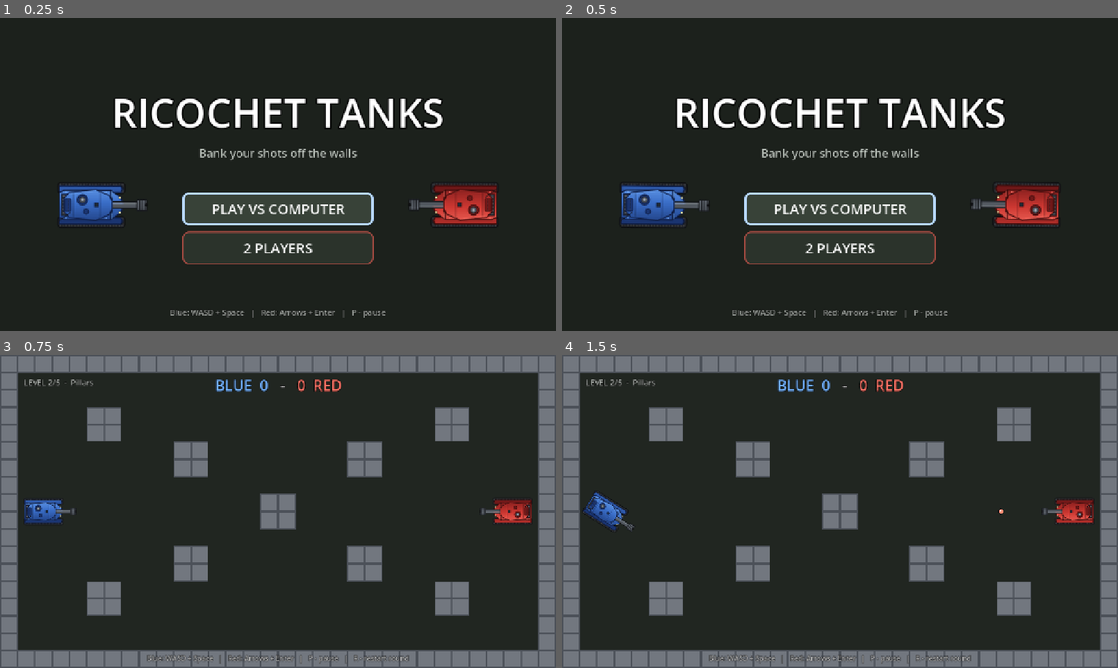
Above: before the commit, frames 1-4 (two rows, left to right).
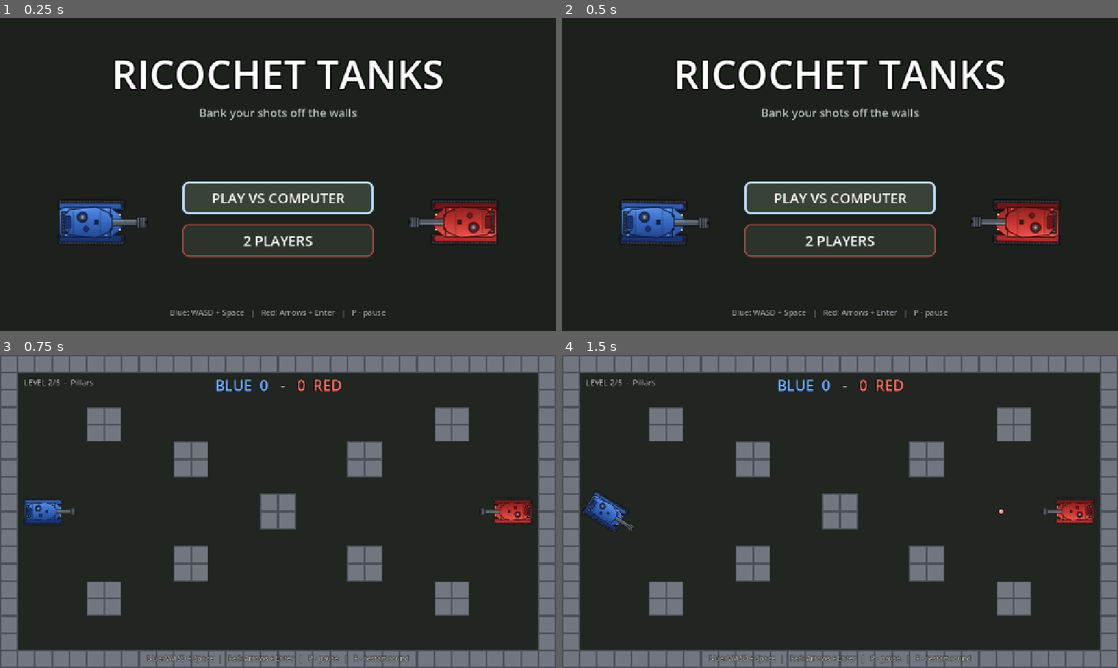
Above: after the commit, the same moments.

Repository: TimDev7/tank-game
Game: Godot game, scene res://game/menu/main_menu.tscn
Same seed, same stepped clock (60 frames per second), same inputs: the game is played once before the commit and once after it.
Inputs (mouse positions are in pixels of both pictures, inside the frame that each line leads up to):
- Up to frame 1 (0.25 s): no input
- Up to frame 2 (0.5 s): no input
- Up to frame 3 (0.75 s): click "2 PLAYERS" at 0.5 s
- Up to frame 4 (1.5 s): tap Enter at 1.25 s; move the mouse to (962, 495) at 1.27 s; hold D (p1_right) from 1.28 s (still down); tap 1 at 1.35 s; click (962, 495) at 1.42 s

The runs differ from the first frame. In frame 1, 15% of the frame differs, in the area x 10-90%, y 13-79%; in frame 2, 15%; in frame 3, nothing differs; in frame 4, nothing differs.

Commit message:
Add level select page to main menu (1-5 with thumbnails), fixed level per match
Co-Authored-By: Claude Sonnet 5.5 <noreply@anthropic.com>

Diff:
--- a/game/match/match_config.gd
+++ b/game/match/match_config.gd
@@ -1,5 +1,7 @@
 class_name MatchConfig
 extends RefCounted
-## Настройки запускаемого матча. Главное меню выставит vs_ai перед загрузкой match.tscn.
+## Настройки запускаемого матча. Главное меню выставляет их перед загрузкой match.tscn.
 
 static var vs_ai: bool = false
+## Индекс уровня (0..Levels.count()-1) — играть только его; -1 — ротация уровней каждый раунд.
+static var level: int = -1
--- a/game/match/round_manager.gd
+++ b/game/match/round_manager.gd
@@ -35,6 +35,7 @@
 var scores: Dictionary = {1: 0, 2: 0}
 var tanks: Dictionary = {}  # int -> Tank
 
+var _fixed_level: bool = false  ## уровень выбран в меню — не менять между раундами
 var _round_id: int = 0
 var _resolve_queued: bool = false
 var _paused: bool = false
@@ -64,7 +65,8 @@
 func start_match() -> void:
 	scores = {1: 0, 2: 0}
 	_emit_scores()
-	level = randi() % Levels.count()
+	_fixed_level = MatchConfig.level >= 0
+	level = MatchConfig.level if _fixed_level else randi() % Levels.count()
 	start_round()
 
 
@@ -196,7 +198,7 @@
 	var id := _round_id
 	await get_tree().create_timer(ROUND_END_DELAY).timeout
 	if id == _round_id and state == State.ROUND_OVER:  # не перезапускали вручную за это время
-		start_round(true)
+		start_round(not _fixed_level)
 
 
 func _apply_hint() -> void:
--- /dev/null
+++ b/game/menu/level_thumb.gd
@@ -0,0 +1,26 @@
+class_name LevelThumb
+extends Control
+## Миниатюра уровня для меню выбора: стены в масштабе, синяя и красная точки появления.
+
+const WALL := Color(0.45, 0.47, 0.50)
+const FLOOR := Color(0.10, 0.12, 0.10)
+
+var level_index: int = 0:
+	set(value):
+		level_index = value
+		queue_redraw()
+
+
+func _init() -> void:
+	custom_minimum_size = Vector2(160, 90)
+	mouse_filter = Control.MOUSE_FILTER_IGNORE
+
+
+func _draw() -> void:
+	var cell := Vector2(size.x / Levels.COLS, size.y / Levels.ROWS)
+	draw_rect(Rect2(Vector2.ZERO, size), FLOOR)
+	for c in Levels.cells(level_index):
+		draw_rect(Rect2(Vector2(c) * cell, cell + Vector2(0.5, 0.5)), WALL)
+	var row := Levels.ROWS / 2.0
+	draw_circle(Vector2(2.5, row) * cell, cell.y * 0.9, Color(0.45, 0.7, 1.0))
+	draw_circle(Vector2(Levels.COLS - 2.5, row) * cell, cell.y * 0.9, Color(1.0, 0.45, 0.4))
--- a/game/menu/main_menu.gd
+++ b/game/menu/main_menu.gd
@@ -1,10 +1,14 @@
 class_name MainMenu
 extends Control
-## Главное меню. Строится кодом (как Hud). Правило CrazyGames «сразу в игру или максимум один клик»:
-## на экране только две кнопки режима, любая ведёт прямо в матч за один клик/Enter.
+## Главное меню. Строится кодом (как Hud).
+## Страница 1: «PLAY VS COMPUTER» (ведёт на выбор уровня 1-5) и «2 PLAYERS» (сразу в матч).
+## Страница 2: выбор уровня — кнопки 1-5 с миниатюрами (клавиши 1-5 тоже работают), «BACK» (Backspace).
 ## Все строки английские через tr(). Название — рабочее, заменить на финальное.
-
-signal start_requested(vs_ai: bool)
+##
+## CrazyGames: для Full Launch «сразу в игру или максимум один клик». Выбор уровня — второй клик
+## для режима против компьютера; отключается флагом show_level_select (тогда играется ротация уровней).
+
+signal start_requested(vs_ai: bool, level: int)
 
 const MATCH_SCENE := "res://game/match/match.tscn"
 const JUICY := preload("res://template/ui/components/juicy_button_component.tscn")
@@ -18,30 +22,76 @@
 }
 const BLUE := Color(0.45, 0.7, 1.0)
 const RED := Color(1.0, 0.45, 0.4)
+const NUMBER_KEYS := [KEY_1, KEY_2, KEY_3, KEY_4, KEY_5]
 
 @export var game_title: String = "RICOCHET TANKS"
 ## false — только сообщить сигналом (для автотеста), не менять сцену.
 @export var auto_start: bool = true
+## true — против компьютера сначала выбор уровня; false — сразу в матч (ротация уровней).
+@export var show_level_select: bool = true
 
 var play_ai_button: Button
 var play_pvp_button: Button
+var back_button: Button
+var level_buttons: Array[Button] = []
+var main_page: Control
+var level_page: Control
+
+var _tanks: Array[Node2D] = []
 var _starting := false
 
 
 func _ready() -> void:
 	set_anchors_and_offsets_preset(Control.PRESET_FULL_RECT)
 	_build()
+	show_main_page()
+
+
+func show_main_page() -> void:
+	main_page.visible = true
+	level_page.visible = false
+	for tank in _tanks:
+		tank.visible = true
 	play_ai_button.grab_focus()
 
 
-func start(vs_ai: bool) -> void:
+func show_level_page() -> void:
+	main_page.visible = false
+	level_page.visible = true
+	for tank in _tanks:
+		tank.visible = false
+	level_buttons[0].grab_focus()
+
+
+## level: индекс 0..4 — играть только его; -1 — ротация уровней каждый раунд.
+func start(vs_ai: bool, level: int = -1) -> void:
 	if _starting:
 		return
 	_starting = true
 	MatchConfig.vs_ai = vs_ai
-	start_requested.emit(vs_ai)
+	MatchConfig.level = level
+	start_requested.emit(vs_ai, level)
 	if auto_start:
 		get_tree().change_scene_to_file(MATCH_SCENE)
+
+
+func _on_play_vs_computer() -> void:
+	if show_level_select:
+		show_level_page()
+	else:
+		start(true)
+
+
+func _unhandled_input(event: InputEvent) -> void:
+	if not level_page.visible or not (event is InputEventKey) or not event.pressed or event.echo:
+		return
+	var key: Key = (event as InputEventKey).physical_keycode
+	if key == KEY_BACKSPACE:
+		get_viewport().set_input_as_handled()
+		show_main_page()
+	elif NUMBER_KEYS.has(key):
+		get_viewport().set_input_as_handled()
+		start(true, NUMBER_KEYS.find(key))
 
 
 func _build() -> void:
@@ -52,40 +102,72 @@
 	add_child(bg)
 
 	# два танка друг против друга по бокам (абсолютные позиции под 1280x720)
-	_add_tank(1, Vector2(210, 430), 0.0)
-	_add_tank(2, Vector2(1070, 430), PI)
-
-	# вся вёрстка — одна вертикальная колонка по центру экрана
-	var column := VBoxContainer.new()
-	column.set_anchors_and_offsets_preset(Control.PRESET_FULL_RECT)
-	column.alignment = BoxContainer.ALIGNMENT_CENTER
-	column.add_theme_constant_override("separation", 14)
-	column.mouse_filter = Control.MOUSE_FILTER_IGNORE
-	add_child(column)
-
-	column.add_child(_label(game_title, 92, Color.WHITE))
-	column.add_child(_label(tr("Bank your shots off the walls"), 26, Color(0.75, 0.78, 0.75)))
-	var spacer := Control.new()
-	spacer.custom_minimum_size = Vector2(0, 44)
-	spacer.mouse_filter = Control.MOUSE_FILTER_IGNORE
-	column.add_child(spacer)
-
-	play_ai_button = _button(tr("PLAY VS COMPUTER"), BLUE)
-	play_ai_button.pressed.connect(start.bind(true))
-	column.add_child(play_ai_button)
-	play_pvp_button = _button(tr("2 PLAYERS"), RED)
-	play_pvp_button.pressed.connect(start.bind(false))
-	column.add_child(play_pvp_button)
-
-	# фокус: вверх/вниз между кнопками, замыкаем по кругу
+	_add_tank(1, Vector2(210, 470), 0.0)
+	_add_tank(2, Vector2(1070, 470), PI)
+
+	# шапка — на обеих страницах одинаковая
+	var header := VBoxContainer.new()
+	header.set_anchors_and_offsets_preset(Control.PRESET_TOP_WIDE)
+	header.offset_top = 64.0
+	header.offset_bottom = 250.0
+	header.add_theme_constant_override("separation", 10)
+	header.mouse_filter = Control.MOUSE_FILTER_IGNORE
+	header.add_child(_label(game_title, 92, Color.WHITE))
+	header.add_child(_label(tr("Bank your shots off the walls"), 26, Color(0.75, 0.78, 0.75)))
+	add_child(header)
+
+	# область страниц под шапкой
+	var pages := Control.new()
+	pages.set_anchors_and_offsets_preset(Control.PRESET_FULL_RECT)
+	pages.offset_top = 270.0
+	pages.offset_bottom = -64.0
+	pages.mouse_filter = Control.MOUSE_FILTER_IGNORE
+	add_child(pages)
+
+	main_page = _page(pages)
+	main_page.add_theme_constant_override("separation", 22)
+	play_ai_button = _button(tr("PLAY VS COMPUTER"), BLUE, Vector2(440, 76))
+	play_ai_button.pressed.connect(_on_play_vs_computer)
+	main_page.add_child(play_ai_button)
+	play_pvp_button = _button(tr("2 PLAYERS"), RED, Vector2(440, 76))
+	play_pvp_button.pressed.connect(start.bind(false, -1))
+	main_page.add_child(play_pvp_button)
+	# фокус по кругу
 	play_ai_button.focus_neighbor_top = play_pvp_button.get_path()
 	play_pvp_button.focus_neighbor_bottom = play_ai_button.get_path()
+
+	level_page = _page(pages)
+	level_page.add_theme_constant_override("separation", 18)
+	level_page.add_child(_label(tr("SELECT LEVEL"), 36, Color.WHITE))
+	var row := HBoxContainer.new()
+	row.alignment = BoxContainer.ALIGNMENT_CENTER
+	row.add_theme_constant_override("separation", 18)
+	row.mouse_filter = Control.MOUSE_FILTER_IGNORE
+	level_page.add_child(row)
+	for i in Levels.count():
+		var button := _level_button(i)
+		button.pressed.connect(start.bind(true, i))
+		row.add_child(button)
+		level_buttons.append(button)
+	back_button = _button(tr("BACK"), Color(0.7, 0.72, 0.7), Vector2(240, 56))
+	back_button.add_theme_font_size_override("font_size", 26)
+	back_button.pressed.connect(show_main_page)
+	level_page.add_child(back_button)
 
 	var hint := _label(tr("Blue: WASD + Space   |   Red: Arrows + Enter   |   P - pause"), 18, Color(0.7, 0.72, 0.7, 0.9))
 	hint.set_anchors_and_offsets_preset(Control.PRESET_BOTTOM_WIDE)
 	hint.offset_top = -56.0
 	hint.offset_bottom = -26.0
 	add_child(hint)
+
+
+func _page(parent: Control) -> VBoxContainer:
+	var page := VBoxContainer.new()
+	page.set_anchors_and_offsets_preset(Control.PRESET_FULL_RECT)
+	page.alignment = BoxContainer.ALIGNMENT_CENTER
+	page.mouse_filter = Control.MOUSE_FILTER_IGNORE
+	parent.add_child(page)
+	return page
 
 
 func _add_tank(player: int, pos: Vector2, rot: float) -> void:
@@ -98,6 +180,7 @@
 		sprite.texture = tex
 		holder.add_child(sprite)
 	add_child(holder)
+	_tanks.append(holder)
 	# лёгкое «покачивание», чтобы меню не было мёртвым
 	var tween := create_tween().set_loops()
 	tween.tween_property(holder, "rotation", rot + 0.05, 1.6).set_trans(Tween.TRANS_SINE).set_ease(Tween.EASE_IN_OUT)
@@ -116,13 +199,40 @@
 	return label
 
 
-func _button(text: String, accent: Color) -> Button:
+func _button(text: String, accent: Color, min_size: Vector2) -> Button:
 	var button := Button.new()
 	button.text = text
-	button.custom_minimum_size = Vector2(440, 76)
+	button.custom_minimum_size = min_size
 	button.size_flags_horizontal = Control.SIZE_SHRINK_CENTER
+	_style_button(button, accent)
+	button.add_theme_font_size_override("font_size", 32)
+	button.add_child(JUICY.instantiate())
+	return button
+
+
+## Кнопка уровня: номер, миниатюра, название.
+func _level_button(index: int) -> Button:
+	var button := Button.new()
+	button.custom_minimum_size = Vector2(204, 196)
+	_style_button(button, BLUE if index % 2 == 0 else RED)
+	var box := VBoxContainer.new()
+	box.set_anchors_and_offsets_preset(Control.PRESET_FULL_RECT)
+	box.alignment = BoxContainer.ALIGNMENT_CENTER
+	box.add_theme_constant_override("separation", 4)
+	box.mouse_filter = Control.MOUSE_FILTER_IGNORE
+	box.add_child(_label(str(index + 1), 40, Color.WHITE))
+	var thumb := LevelThumb.new()
+	thumb.level_index = index
+	thumb.size_flags_horizontal = Control.SIZE_SHRINK_CENTER
+	box.add_child(thumb)
+	box.add_child(_label(tr(Levels.level_name(index)), 20, Color(0.85, 0.87, 0.85)))
+	button.add_child(box)
+	button.add_child(JUICY.instantiate())
+	return button
+
+
+func _style_button(button: Button, accent: Color) -> void:
 	button.focus_mode = Control.FOCUS_ALL
-	button.add_theme_font_size_override("font_size", 32)
 	button.add_theme_color_override("font_color", Color.WHITE)
 	button.add_theme_color_override("font_hover_color", Color.WHITE)
 	button.add_theme_color_override("font_focus_color", Color.WHITE)
@@ -130,8 +240,6 @@
 	button.add_theme_stylebox_override("hover", _style(Color(0.22, 0.26, 0.22), accent, 4))
 	button.add_theme_stylebox_override("pressed", _style(Color(0.13, 0.15, 0.13), accent, 4))
 	button.add_theme_stylebox_override("focus", _style(Color(0.22, 0.26, 0.22), accent.lightened(0.5), 5))
-	button.add_child(JUICY.instantiate())
-	return button
 
 
 func _style(fill: Color, border: Color, width: int) -> StyleBoxFlat:
--- a/tools/menu_selftest.gd
+++ b/tools/menu_selftest.gd
@@ -5,57 +5,121 @@
 var _ok := true
 
 
-func _ready() -> void:
+func _make_menu(select: bool = true) -> MainMenu:
 	var menu: MainMenu = (load("res://game/menu/main_menu.tscn") as PackedScene).instantiate()
 	menu.auto_start = false  # не менять сцену — иначе потеряем сам тест
+	menu.show_level_select = select
 	add_child(menu)
-	_run.call_deferred(menu)
+	return menu
 
 
-func _run(menu: MainMenu) -> void:
+func _ready() -> void:
+	_run.call_deferred()
+
+
+func _run() -> void:
+	await get_tree().process_frame
+	var menu := _make_menu()
 	await get_tree().process_frame
 	await get_tree().process_frame
+
 	_check(menu.play_ai_button != null and menu.play_pvp_button != null, "две кнопки режимов созданы")
+	_check(menu.main_page.visible and not menu.level_page.visible, "сначала видна главная страница")
 	_check(menu.play_ai_button.has_focus(), "фокус по умолчанию на «Play vs Computer»")
 	_check(menu.play_ai_button.get_child_count() > 0 and menu.play_ai_button.get_child(0) is JuicyButtonComponent,
 		"кнопка использует JuicyButtonComponent из шаблона")
 
 	var got := []
-	menu.start_requested.connect(func(vs_ai: bool): got.append(vs_ai))
+	menu.start_requested.connect(func(vs_ai: bool, level: int): got.append([vs_ai, level]))
+
+	# «Play vs Computer» -> страница выбора уровня, игра ещё не стартовала
 	menu.play_ai_button.pressed.emit()
 	await get_tree().process_frame
-	_check(got == [true] and MatchConfig.vs_ai, "клик по «vs Computer» -> vs_ai=true (один клик до игры)")
+	_check(menu.level_page.visible and not menu.main_page.visible and got.is_empty(), "«Play vs Computer» открывает выбор уровня")
+	_check(menu.level_buttons.size() == Levels.count() and menu.level_buttons[0].has_focus(),
+		"кнопок уровней: %d, фокус на первой" % menu.level_buttons.size())
 
-	# повторный клик не запускает матч второй раз
+	# Back возвращает
+	menu.back_button.pressed.emit()
+	await get_tree().process_frame
+	_check(menu.main_page.visible and not menu.level_page.visible and menu.play_ai_button.has_focus(), "Back возвращает на главную страницу")
+
+	# Backspace тоже
+	menu.show_level_page()
+	await _key(KEY_BACKSPACE)
+	_check(menu.main_page.visible, "Backspace возвращает на главную страницу")
+
+	# клик по кнопке уровня 3
+	menu.show_level_page()
+	menu.level_buttons[2].pressed.emit()
+	await get_tree().process_frame
+	_check(got == [[true, 2]] and MatchConfig.vs_ai and MatchConfig.level == 2, "кнопка «3» запускает матч с ИИ на уровне индекс 2")
 	menu.play_pvp_button.pressed.emit()
 	await get_tree().process_frame
-	_check(got == [true], "повторный старт игнорируется")
+	_check(got.size() == 1, "повторный старт игнорируется")
+	menu.queue_free()
 
-	# второй экземпляр меню: режим PvP
-	var menu2: MainMenu = (load("res://game/menu/main_menu.tscn") as PackedScene).instantiate()
-	menu2.auto_start = false
-	add_child(menu2)
+	# клавиша 4 на странице уровней
+	var menu2 := _make_menu()
 	await get_tree().process_frame
 	var got2 := []
-	menu2.start_requested.connect(func(vs_ai: bool): got2.append(vs_ai))
-	menu2.play_pvp_button.pressed.emit()
+	menu2.start_requested.connect(func(vs_ai: bool, level: int): got2.append([vs_ai, level]))
+	menu2.show_level_page()
+	await _key(KEY_4)
+	_check(got2 == [[true, 3]], "клавиша «4» запускает уровень 4")
+	menu2.queue_free()
+
+	# PvP: сразу в матч, ротация уровней
+	var menu3 := _make_menu()
 	await get_tree().process_frame
-	_check(got2 == [false] and not MatchConfig.vs_ai, "клик по «2 Players» -> vs_ai=false")
+	var got3 := []
+	menu3.start_requested.connect(func(vs_ai: bool, level: int): got3.append([vs_ai, level]))
+	menu3.play_pvp_button.pressed.emit()
+	await get_tree().process_frame
+	_check(got3 == [[false, -1]] and not MatchConfig.vs_ai and MatchConfig.level == -1, "«2 Players» — сразу в матч, ротация уровней")
+	menu3.queue_free()
 
-	# матч, запущенный из меню с vs_ai=true, создаёт ИИ
+	# без выбора уровня (флаг): vs Computer стартует сразу
+	var menu4 := _make_menu(false)
+	await get_tree().process_frame
+	var got4 := []
+	menu4.start_requested.connect(func(vs_ai: bool, level: int): got4.append([vs_ai, level]))
+	menu4.play_ai_button.pressed.emit()
+	await get_tree().process_frame
+	_check(got4 == [[true, -1]], "show_level_select=false: vs Computer стартует сразу")
+	menu4.queue_free()
+
+	# матч с выбранным уровнем держит его между раундами
 	MatchConfig.vs_ai = true
+	MatchConfig.level = 3
 	var m: Node = (load("res://game/match/match.tscn") as PackedScene).instantiate()
 	add_child(m)
 	await get_tree().process_frame
 	await get_tree().process_frame
+	await get_tree().process_frame
 	var mgr: RoundManager = m.get_node("RoundManager")
+	var arena: Arena = m.get_node("Arena")
 	_check(mgr.vs_ai and (mgr.tanks[2] as Tank).brain != null, "match.tscn берёт режим из MatchConfig (красный = ИИ)")
+	_check(mgr.level == 3 and arena.level_index == 3, "матч стартует на выбранном уровне 4 (%s)" % arena.get_level_name())
+	(mgr.tanks[1] as Tank).die()
+	await get_tree().create_timer(RoundManager.ROUND_END_DELAY + 1.0).timeout
+	_check(mgr.state == RoundManager.State.PLAYING and mgr.level == 3 and arena.level_index == 3, "следующий раунд — на том же уровне")
 	MatchConfig.vs_ai = false
+	MatchConfig.level = -1
 
 	print("ALL OK" if _ok else "FAILED")
 	get_tree().quit(0 if _ok else 1)
 
 
+func _key(keycode: Key) -> void:
+	for pressed in [true, false]:
+		var ev := InputEventKey.new()
+		ev.physical_keycode = keycode
+		ev.pressed = pressed
+		Input.parse_input_event(ev)
+		await get_tree().process_frame
+
+
 func _check(cond: bool, label: String) -> void:
 	print("%s %s" % ["OK  " if cond else "FAIL", label])
 	_ok = _ok and cond
Not shown, added: game/arena/levels.gd.uid
Not shown, added: tools/check_levels.gd.uid
